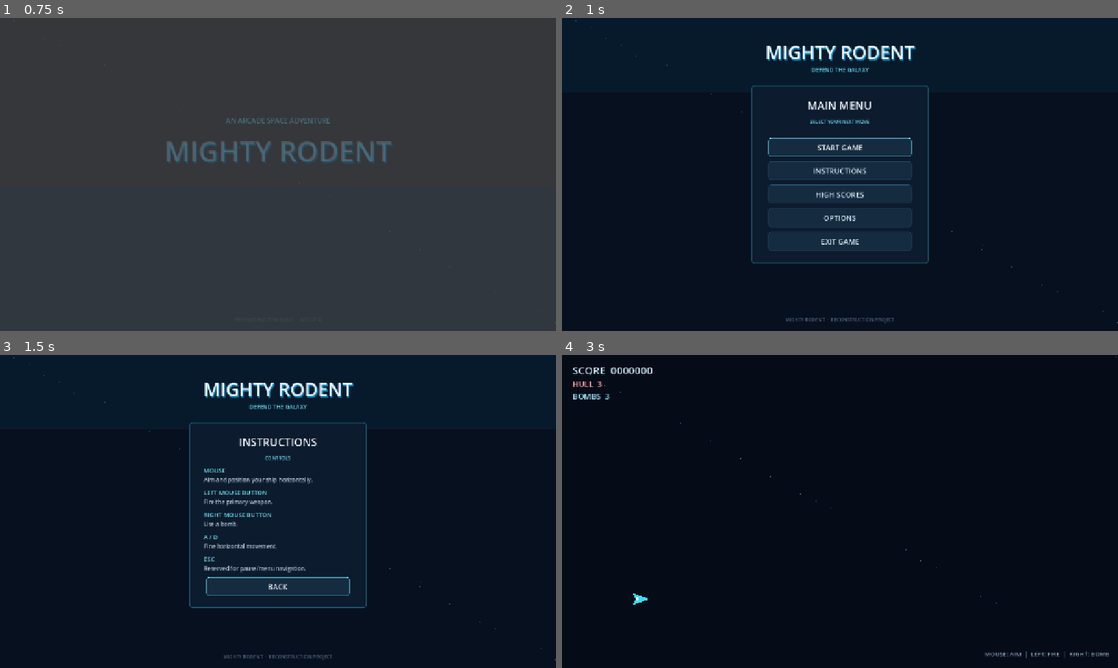
Above: before the commit, frames 1-4 (two rows, left to right).
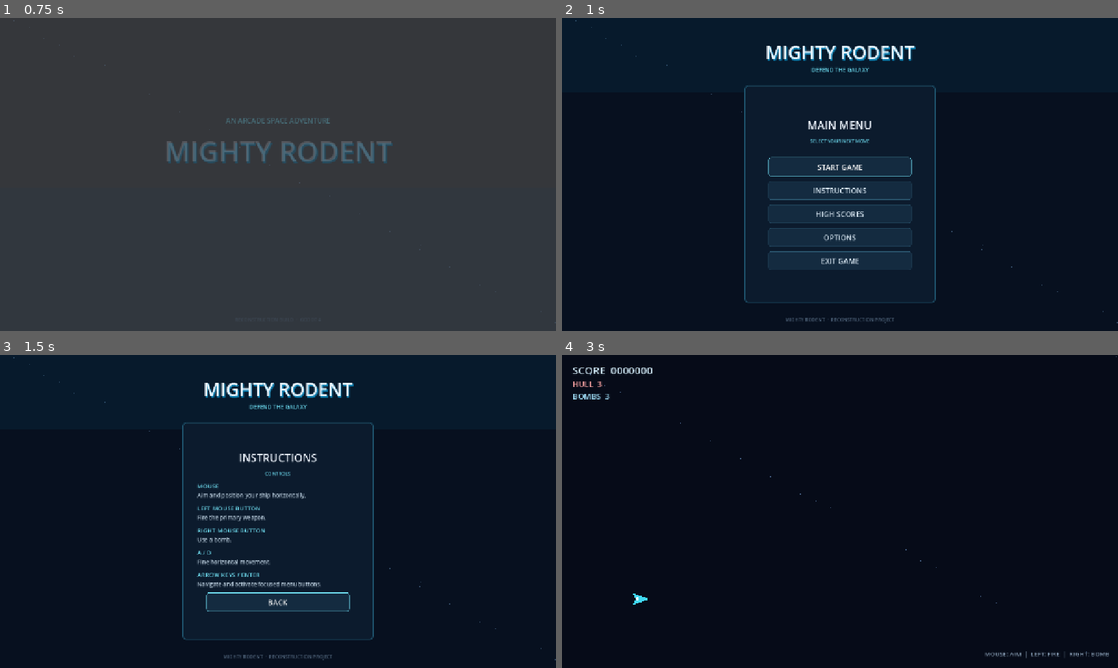
Above: after the commit, the same moments.

Repository: Iulian-hub/RUNAWAY-RABBIT-DECOMP
Game: Godot game, scene res://ui/boot.tscn
Two runs of this game, one before a commit and one after it. Both use one fixed random seed, a clock stepped at 60 frames per second and the inputs below.
Inputs (mouse positions are in pixels of both pictures, inside the frame that each line leads up to):
- Up to frame 1 (0.75 s): tap Enter at 0.5 s; move the mouse to (400, 158) at 0.52 s; hold D (move_right) from 0.53 s (still down); right-click (400, 158) at 0.6 s; click (400, 158) at 0.67 s
- Up to frame 2 (1 s): keep holding D (move_right)
- Up to frame 3 (1.5 s): release D (move_right) at 1.25 s; click "INSTRUCTIONS" at 1.25 s
- Up to frame 4 (3 s): click "BACK" at 2 s; click "START GAME" at 2.75 s

Frame 1 is identical in both runs. In frame 2, 3.8% of the frame differs, in the area x 32-68%, y 21-92%; in frame 3, 4.1%; in frame 4, nothing differs.

Commit message:
Improve menu layout and accurate keyboard instructions

Diff:
--- a/runaway-rabbit-clona/scripts/ui/main_menu.gd
+++ b/runaway-rabbit-clona/scripts/ui/main_menu.gd
@@ -60,8 +60,8 @@
 
 	var panel := PanelContainer.new()
 	panel.set_anchors_preset(Control.PRESET_CENTER)
-	panel.position = Vector2(-205, -205)
-	panel.size = Vector2(410, 410)
+	panel.position = Vector2(-220, -205)
+	panel.size = Vector2(440, 500)
 	panel.add_theme_stylebox_override("panel", _panel_style())
 	add_child(panel)
 
@@ -177,7 +177,7 @@
 	_add_text("LEFT MOUSE BUTTON", "Fire the primary weapon.")
 	_add_text("RIGHT MOUSE BUTTON", "Use a bomb.")
 	_add_text("A / D", "Fine horizontal movement.")
-	_add_text("ESC", "Reserved for pause/menu navigation.")
+	_add_text("ARROW KEYS / ENTER", "Navigate and activate focused menu buttons.")
 	_add_back_button()
 
 
